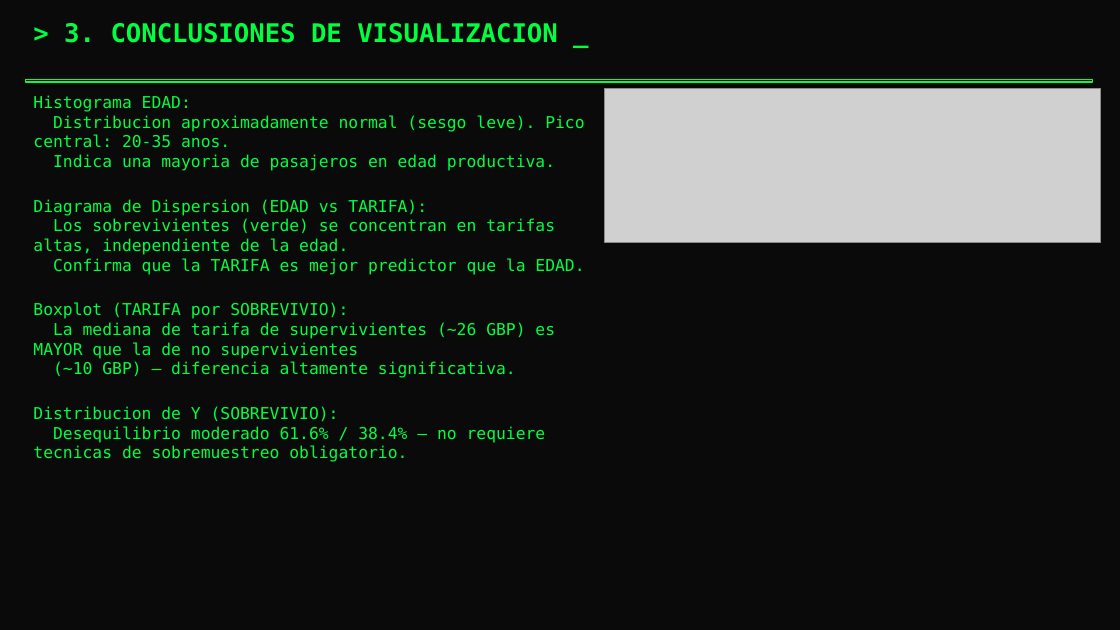
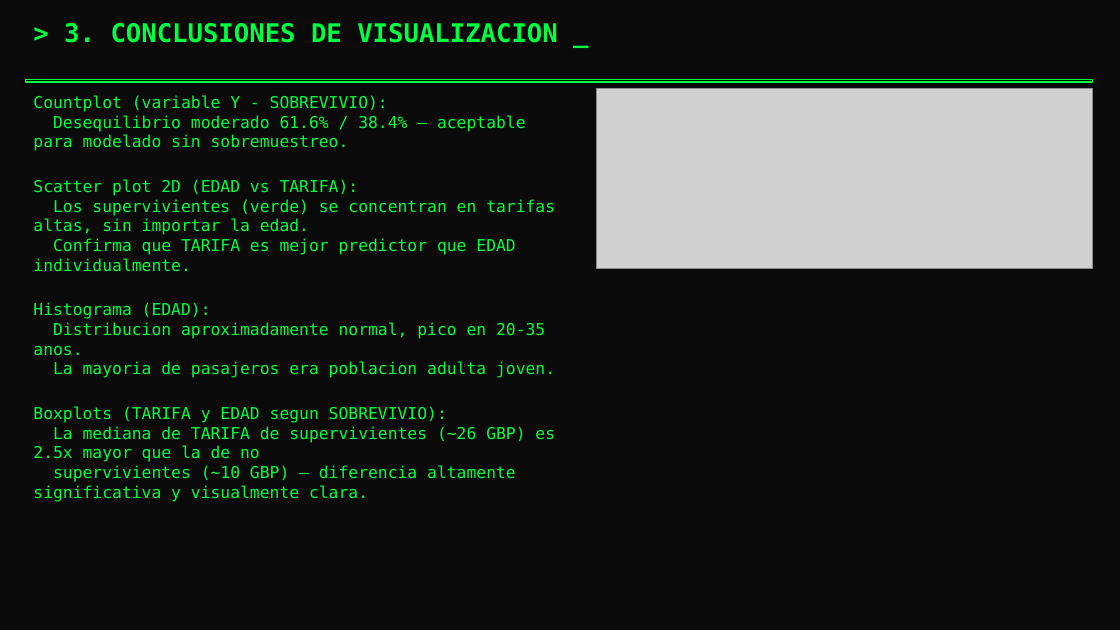
Before and after one commit to kennypallchizaca-coder/Inteligencia-Artificial, a slide deck: slide 4 of reports/Presentacion_EDA_Titanic.pptx. Drawn at 1120x630 pixels with LibreOffice and Linux fonts; fonts in the diff are those of the drawing; grey boxes stand for pictures. Boxes give left, top, right and bottom in pixels: in the first picture for what was removed or moved away, otherwise in the second. Text is boxed around its words. In the diff, an @@ line names an element or a change of style, - is before the commit and + after.

Commit message:
Final revision: add section descriptions, fix conclusions, update PPTX visualization slide

```diff
--- a/reports/Presentacion_EDA_Titanic.pptx
+++ b/reports/Presentacion_EDA_Titanic.pptx
@@ picture: place and size @@
-picture at [605,88,1101,243]
+picture at [597,88,1092,268]
@@ text at [33,95,555,502]: text changed @@
-Histograma EDAD:
-Distribucion aproximadamente normal (sesgo leve). Pico central: 20-35 anos.
-Indica una mayoria de pasajeros en edad productiva.
-Diagrama de Dispersion (EDAD vs TARIFA):
-Los sobrevivientes (verde) se concentran en tarifas altas, independiente de la edad.
-Confirma que la TARIFA es mejor predictor que la EDAD.
-Boxplot (TARIFA por SOBREVIVIO):
-La mediana de tarifa de supervivientes (~26 GBP) es MAYOR que la de no supervivientes
-(~10 GBP) — diferencia altamente significativa.
-Distribucion de Y (SOBREVIVIO):
-Desequilibrio moderado 61.6% / 38.4% — no requiere tecnicas de sobremuestreo obligatorio.
+Countplot (variable Y - SOBREVIVIO):
+Desequilibrio moderado 61.6% / 38.4% — aceptable para modelado sin sobremuestreo.
+Scatter plot 2D (EDAD vs TARIFA):
+Los supervivientes (verde) se concentran en tarifas altas, sin importar la edad.
+Confirma que TARIFA es mejor predictor que EDAD individualmente.
+Histograma (EDAD):
+Distribucion aproximadamente normal, pico en 20-35 anos.
+La mayoria de pasajeros era poblacion adulta joven.
+Boxplots (TARIFA y EDAD segun SOBREVIVIO):
+La mediana de TARIFA de supervivientes (~26 GBP) es 2.5x mayor que la de no
+supervivientes (~10 GBP) — diferencia altamente significativa y visualmente clara.
```
Also in this commit, not shown: 1 other file.
